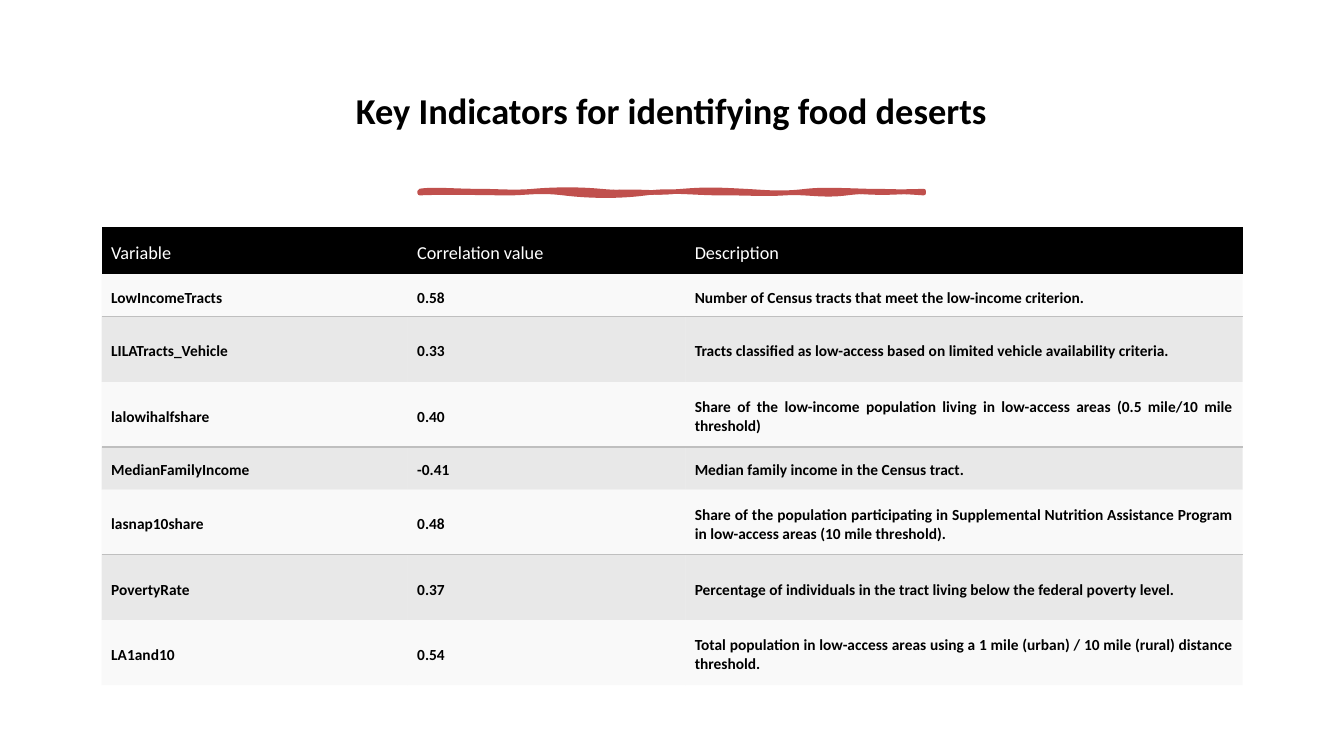
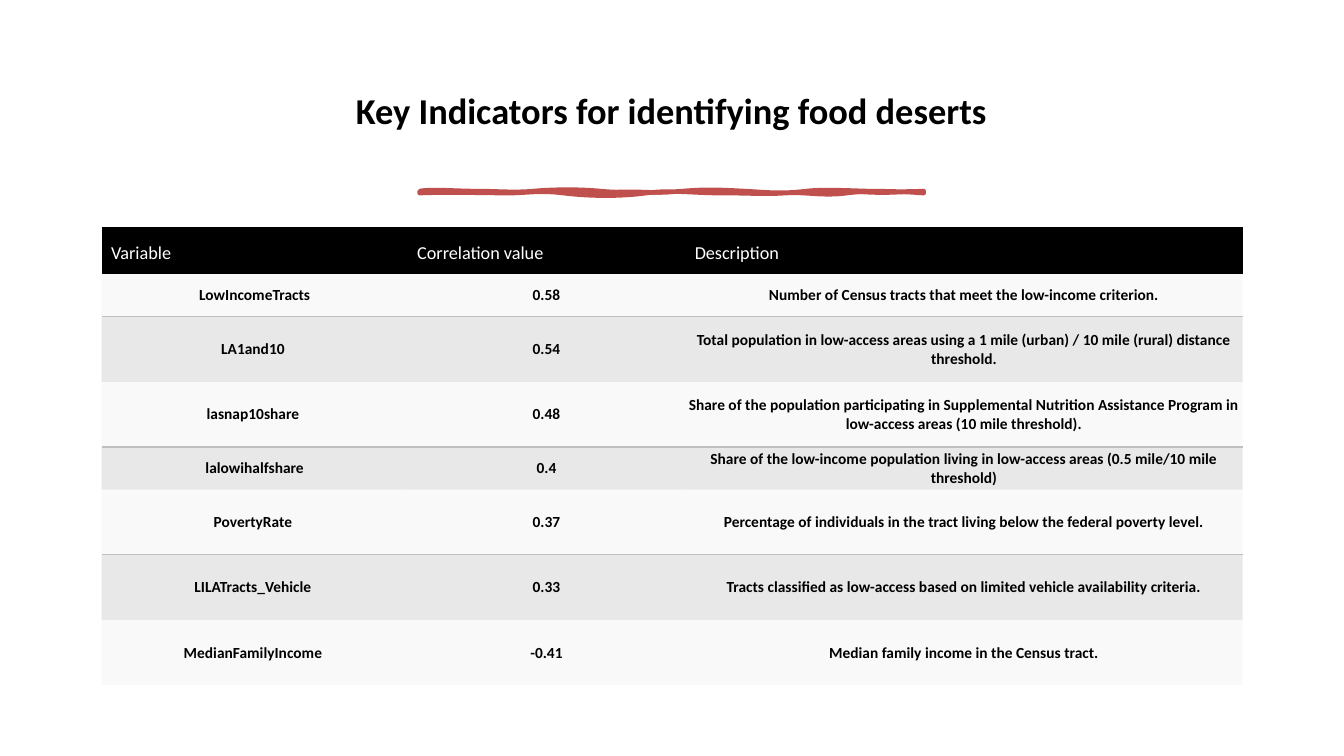
Before and after one commit to Asbetos/DATS6101_final_project, a slide deck: slide 15 of presentation/Presentation Slides- Food deserts in US.pptx. Drawn at 1344x756 pixels with LibreOffice and Linux fonts; fonts in the diff are those of the drawing. Boxes give left, top, right and bottom in pixels: in the first picture for what was removed or moved away, otherwise in the second. Text is boxed around its words. In the diff, an @@ line names an element or a change of style, - is before the commit and + after.

Commit message:
updated ppt

```diff
--- a/presentation/Presentation Slides- Food deserts in US.pptx
+++ b/presentation/Presentation Slides- Food deserts in US.pptx
@@ table at (102,227,1243,686) @@
+row 3: LA1and10 | 0.54 | Total population in low-access areas using a 1 mile (urban) / 10 mile (rural) distance threshold.
+row 4: lasnap10share | 0.48 | Share of the population participating in Supplemental Nutrition Assistance Program in low-access areas (10 mile threshold).
+row 5: lalowihalfshare | 0.4 | Share of the low-income population living in low-access areas (0.5 mile/10 mile threshold)
+row 6: PovertyRate | 0.37 | Percentage of individuals in the tract living below the federal poverty level.
-row 4: lalowihalfshare | 0.40 | Share of the low-income population living in low-access areas (0.5 mile/10 mile threshold)
-row 6: lasnap10share | 0.48 | Share of the population participating in Supplemental Nutrition Assistance Program in low-access areas (10 mile threshold).
-row 7: PovertyRate | 0.37 | Percentage of individuals in the tract living below the federal poverty level.
-row 8: LA1and10 | 0.54 | Total population in low-access areas using a 1 mile (urban) / 10 mile (rural) distance threshold.
@@ alignment justified to left @@
@@ alignment justified to centre @@
```
Also in this commit, not shown: 5 other slides changed, 1 other file.
